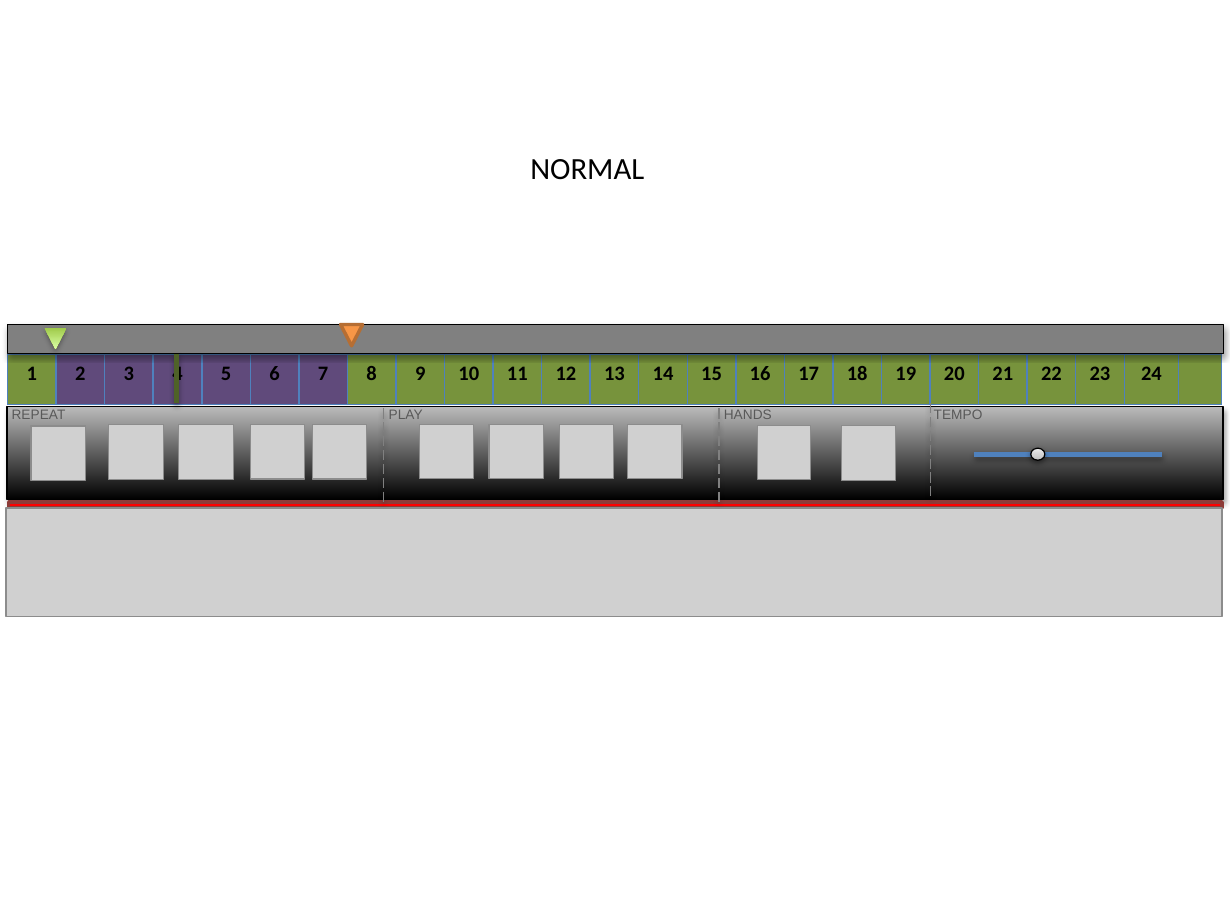
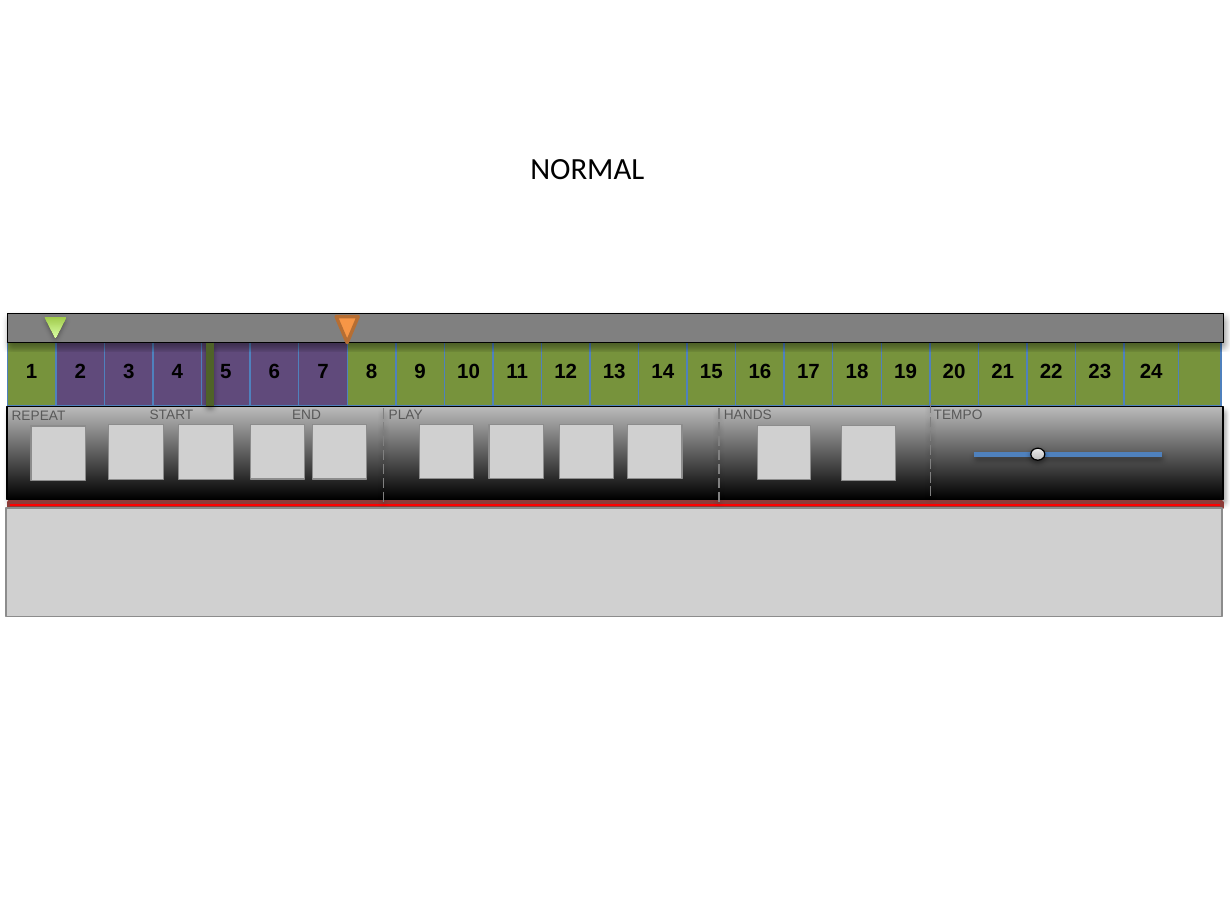
Before and after one commit to etayki/heyDude, a slide deck: slide 1 of GraphicDesign.pptx. Drawn at 1232x924 pixels with LibreOffice and Linux fonts; fonts in the diff are those of the drawing; grey boxes stand for pictures. Boxes give left, top, right and bottom in pixels: in the first picture for what was removed or moved away, otherwise in the second. Text is boxed around its words. In the diff, an @@ line names an element or a change of style, - is before the commit and + after.

Commit message:
New design

```diff
--- a/GraphicDesign.pptx
+++ b/GraphicDesign.pptx
@@ rectangle: place and size @@
-rectangle at [7,324,1223,354]
+rectangle at [7,314,1223,344]
@@ triangle: place and size @@
-triangle at [44,328,67,349]
+triangle at [44,317,67,338]
@@ triangle: place and size @@
-triangle at [340,324,362,345]
+triangle at [336,317,359,342]
@@ table at [7,342,1210,407] @@
@@ font Calibri to Arial @@
@@ line spacing 1 to 1.5 @@
@@ table: place and size @@
-table at [7,355,1210,404]
+table at [7,342,1210,407]
@@ line moved from (177, 354) - (177, 403) to (209, 342) - (209, 407) @@
@@ line (209, 342) - (209, 407): stroke #4F6228 3 pt to #4F6228 4.5 pt @@
@@ text added at [150,410,194,419], 8 pt, text #595959 @@
+START
@@ text added at [292,410,321,419], 8 pt, text #595959 @@
+END
```
